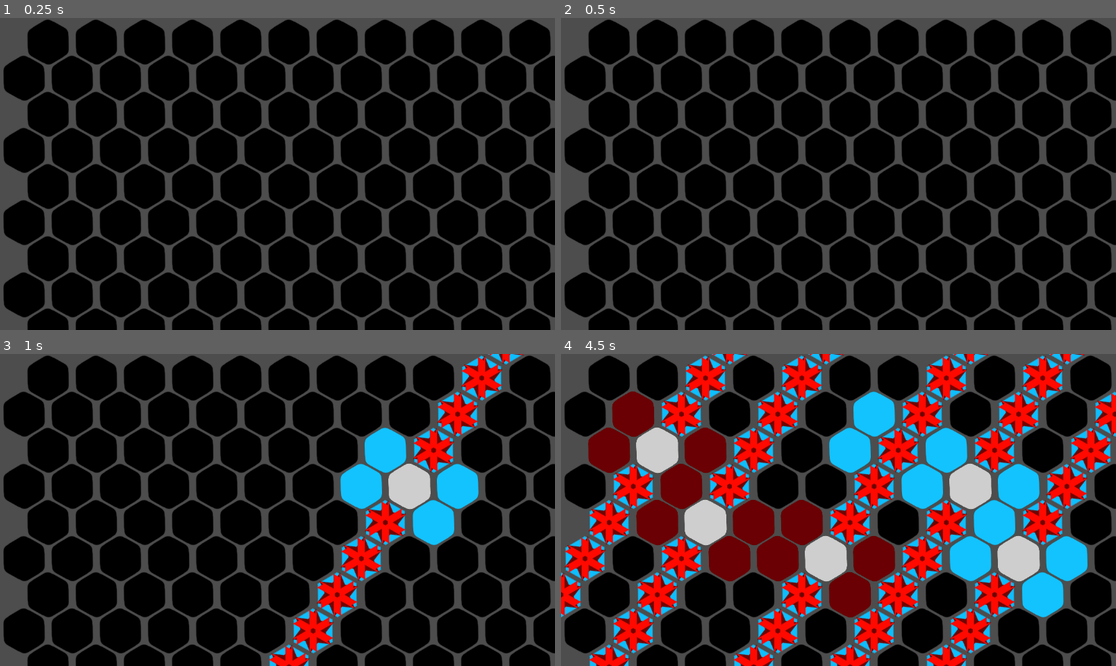
Above: before the commit, frames 1-4 (two rows, left to right).
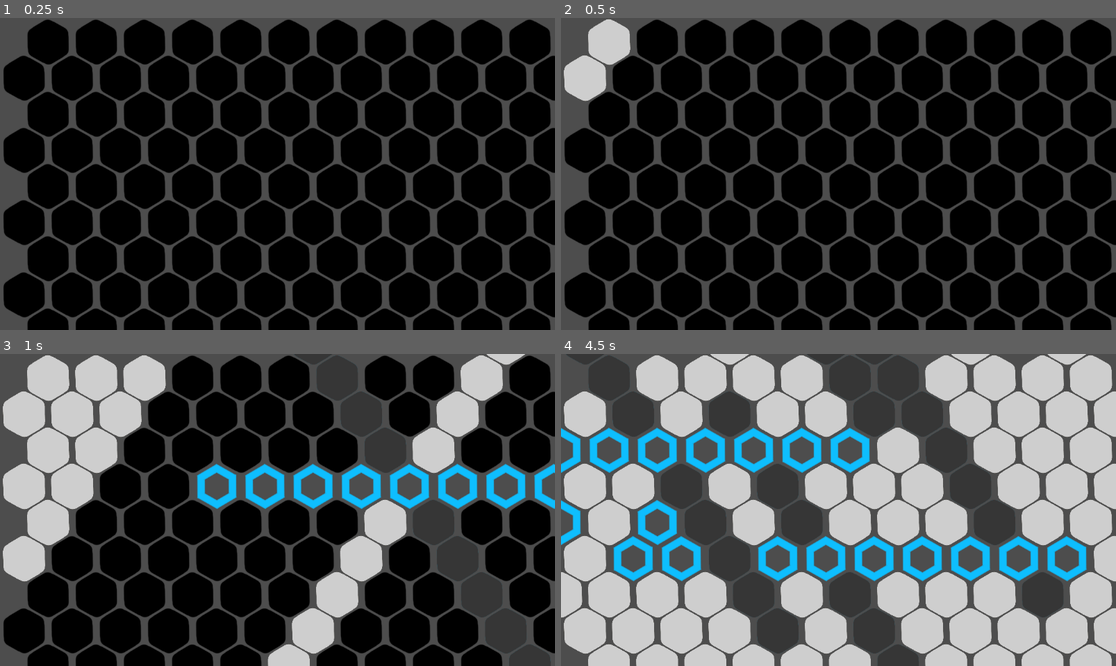
Above: after the commit, the same moments.

Repository: petesamerson/V-s-on
Game: Godot game, scene res://base_scene.tscn
The game is run twice, just before and just after one commit, with the same random seed, the same clock (stepped at 60 frames per second) and the same inputs.
Inputs (mouse positions are in pixels of both pictures, inside the frame that each line leads up to):
- Up to frame 1 (0.25 s): no input
- Up to frame 2 (0.5 s): no input
- Up to frame 3 (1 s): move the mouse to (399, 494) at 0.52 s; click (399, 494) at 0.67 s
- Up to frame 4 (4.5 s): move the mouse to (727, 525) at 1.27 s; click (727, 525) at 1.42 s; move the mouse to (894, 441) at 2.02 s; click (894, 441) at 2.17 s; move the mouse to (810, 572) at 2.77 s; click (810, 572) at 2.92 s; move the mouse to (1005, 556) at 3.52 s; click (1005, 556) at 3.67 s; tap Enter at 4.25 s; move the mouse to (672, 463) at 4.27 s; click (672, 463) at 4.42 s

Frame 1 is identical in both runs. In frame 2, 1.7% of the frame differs, in the area x 0-13%, y 0-27%; in frame 3, 29%; in frame 4, 82%, in the area x 0-100%, y 0-100%.

Commit message:
create board animation

Diff:
--- a/board.gd
+++ b/board.gd
@@ -6,10 +6,60 @@
 	pass # Replace with function body.
 
 # Called every frame. 'delta' is the elapsed time since the previous frame.
+var timer := 0.0
+var interval := 0.25 #seconds
+
 func _process(delta: float) -> void:
-	pass
+	timer += delta
+	if timer >= interval:
+		timer = 0.0
+		animate_board()
 
 var player = 1
+
+var cur_ani_x = 0
+var cur_ani_y = 0
+var x_ani = true
+var ani_index = 0
+var ani_offset = 0
+func animate_board():
+	var cur_range = (cur_ani_x + 1)*2
+	if(cur_range == 0):
+		cur_range = 2
+	for i in range(cur_range):
+		set_cell(Vector2i(cur_ani_x - ani_offset,cur_ani_y), 12, Vector2i(0,0))
+		print(["curAni xy", cur_ani_x, cur_ani_y, "index|offset", ani_index, ani_offset])
+		if(cur_ani_y % 2 == 1):
+			ani_offset += 1
+		cur_ani_y += 1
+	cur_ani_y = 0
+	ani_offset = 0
+	cur_ani_x += 1
+		# set_cell(Vector2i(center.x - offset_neg, center.y + i), line_color_id, Vector2i(0,0))
+	# set_cell(Vector2i(center.x + offset_pos, center.y - i), line_color_id, Vector2i(0,0))
+	# if (cur_ani_y) % 2 == 0:
+	# 	ani_offset += 2
+	# if(cur_ani_y >= cur_ani_x*2):
+	# 	cur_ani_y = 0
+	# 	cur_ani_x += 1
+	# 	ani_offset = 1
+
+	# if(x_ani):
+	# 	cur_ani_x += 1
+	# else:
+	# 	cur_ani_y +=1
+
+	# if(cur_ani_x > 15):
+	# 	x_ani = false
+	# 	ani_index += 1
+	# 	cur_ani_x  = ani_index
+
+	# if(cur_ani_y > 15):
+	# 	x_ani = true
+	# 	# ani_index += 1
+	# 	cur_ani_y  = ani_index
+
+
 
 func _unhandled_input(event: InputEvent) -> void:
 	if event is InputEventMouseButton and event.pressed:
@@ -18,12 +68,13 @@
 
 		set_cell(
 			cell,
-			12,
+			5,
 			Vector2i(0,0)
 		)
 		draw_hex_around(cell)
-		# draw_horz_line(cell)
+		draw_horz_line(cell)
 		draw_forward_dia_line(cell)
+		draw_back_dia_line(cell)
 
 		if(player == 1) :
 			player = 2
@@ -115,7 +166,7 @@
 		set_cell(Vector2i(center.x - i, center.y), line_color_id, Vector2i(0,0))
 
 func draw_back_dia_line(center: Vector2i):
-	var line_color_id = 5
+	var line_color_id = 8
 	var offset_pos = 0
 	if (center.y) % 2 == 0:
 		offset_pos = 1
@@ -134,7 +185,7 @@
 			offset_neg += 1
 
 func draw_forward_dia_line(center: Vector2i):
-	var line_color_id = 4
+	var line_color_id = 12
 	var offset_pos = 0
 	if (center.y) % 2 == 0:
 		offset_pos = 1
